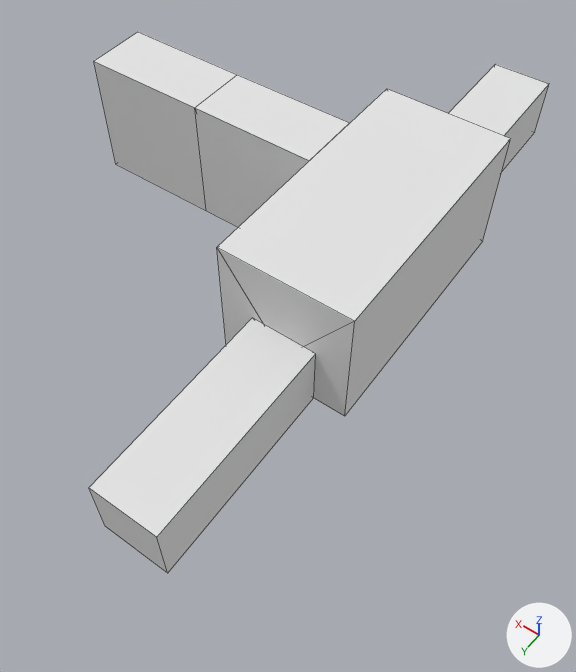
An edit to the Blender file DyNaDeMo/assets/Textures/PuzzleRoute.blend, drawn before and after from the same camera.
Before and after are seen from a 50 mm camera at (-3.71, 7.09, 9.03) aimed at (0.47, 1.23, -0.16). Arrows for +X, +Y and +Z are at lower right; the lights stay in place. Mesh edges are drawn as thin lines.

Objects in the first picture: 'Corridor1', 'Corridor2', 'Room', 'TallCorridor1', 'TallCorridor2'.
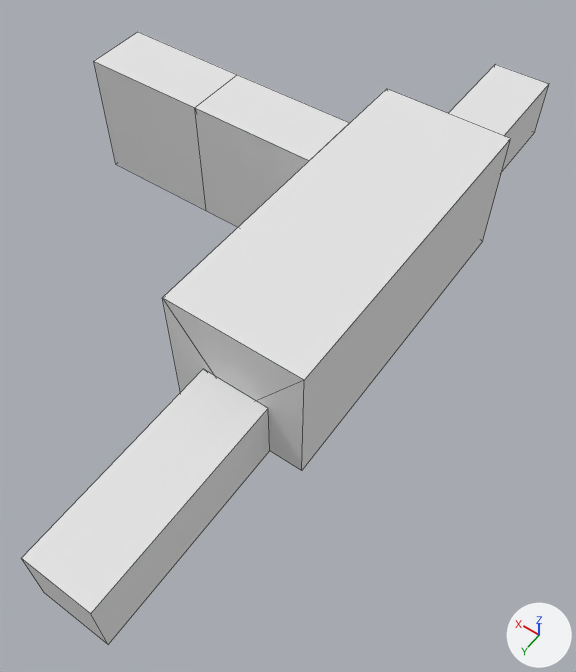
Where the change shows, as pixel boxes [x1, y1, x2, y2] in the pictures (576 x 672 px):
'Room', reshaped (18% wider, 17% taller): before [217, 88, 511, 416]; after [163, 88, 511, 471]
'Corridor1', moved: before [89, 318, 316, 573]; after [22, 369, 270, 645]

Patch to the scene script:
```diff
--- a/DyNaDeMo/assets/Textures/PuzzleRoute.blend.py
+++ b/DyNaDeMo/assets/Textures/PuzzleRoute.blend.py
@@ me_room @@
 me_room.from_pydata(...)  # 20 vertices, 12 faces; spans x -1.0..1.0, y -1.0..1.0, z 0.0..2.0
 # used by ob_room; location = (0.0, 0.0, 0.0); scale = (1.0, 2.0, 1.0)
 # before: 2 (-1.0, 1.0, 0.0) at pixel (344, 416), 3 (1.0, 1.0, 0.0), 6 (-1.0, 1.0, 2.0) at pixel (354, 321), 7 (1.0, 1.0, 2.0) at pixel (216, 247), 12 (0.25, 1.0, 0.0)
 # before: 13 (-0.25, 1.0, 0.0), 14 (0.25, 1.0, 0.9), 15 (-0.25, 1.0, 0.9)
+# me_room part 1
+for i in [2, 3, 6, 7, *range(12, 16)]: me_room.vertices[i].co += Vector((0.0, 0.5, 0.0))
 me_room.materials.append(mat_room)
@@ ob_corridor1 @@
 ob_corridor1 = bpy.data.objects.new('Corridor1', me_corridor1)
-ob_corridor1.location = (0.0, 3.5, 0.0)
+ob_corridor1.location = (0.0, 4.5, 0.0)
 ob_corridor1.rotation_euler = (0.0, 0.0, -1.571)  # degrees (0, 0, -90)
```
